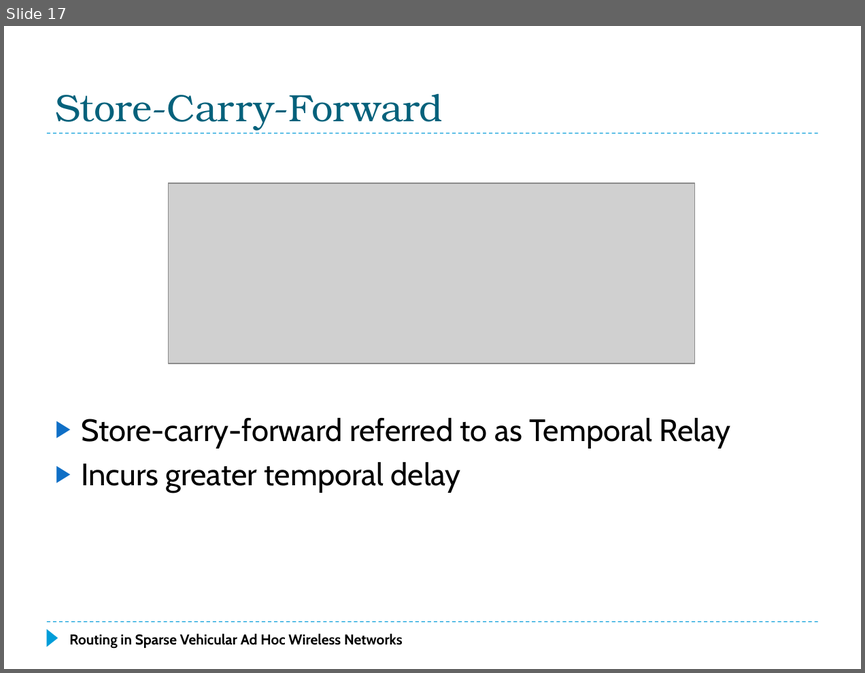
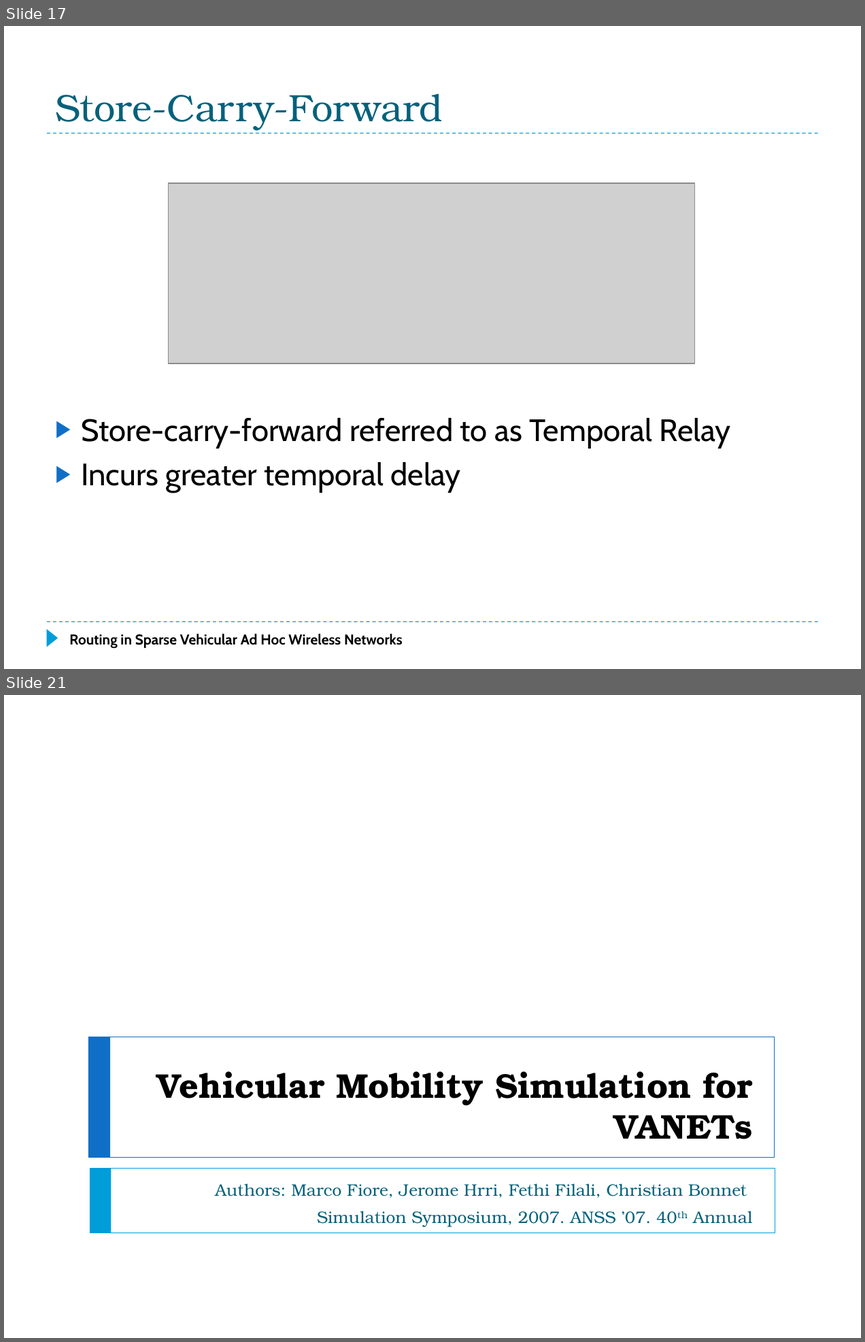
Before and after one commit to f33losopher/EEMaster_VANET, a slide deck: VANET_Felix.pptx. Shown one above the other, each under a label of ours: slide 17 before the commit, slides 17 and 21 after it; the slides between them are not shown. The pictures are 865x673 and 865x1342 pixels, drawn with LibreOffice and Linux fonts; fonts in the diff are those of the drawing; grey boxes stand for pictures. Boxes give left, top, right and bottom in pixels: in the first picture for what was removed or moved away, otherwise in the second. Text is boxed around its words. In the diff, an @@ line names an element or a change of style, - is before the commit and + after.

```diff
--- a/VANET_Felix.pptx
+++ b/VANET_Felix.pptx
@@ slide 21 added at (4, 695, 861, 1338), background #FFFFFF @@
@@ rectangle added at (89, 1037, 774, 1157), outline #0F6FC6 0.5 pt @@
@@ rectangle added at (89, 1037, 110, 1157), fill #0F6FC6 @@
@@ title added at (157, 1071, 753, 1139), 28.8 pt, text #000000, bold @@
+Vehicular Mobility Simulation for VANETs
@@ rectangle added at (90, 1168, 775, 1232), outline #009DD9 0.5 pt @@
@@ rectangle added at (90, 1168, 111, 1232), fill #009DD9 @@
@@ subtitle added at (215, 1183, 752, 1227), 14 pt, text #04617B @@
+Authors: Marco Fiore, Jerome Hrri, Fethi Filali, Christian Bonnet
+Simulation Symposium, 2007. ANSS ’07. 40th Annual
```
Also in this commit, not shown: 1 slide changed, 10 other slides added, 7 slides removed, 1 other file.
